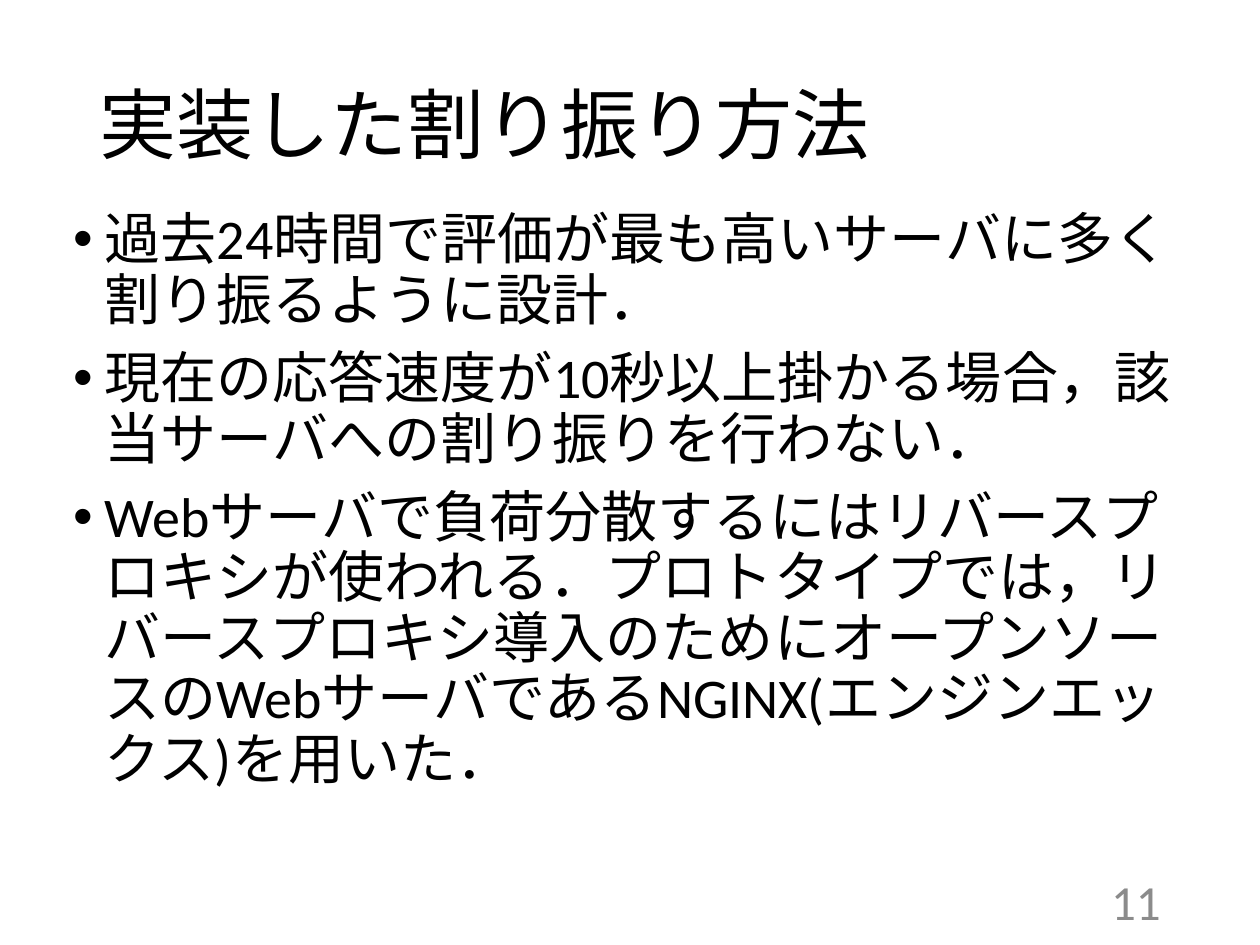
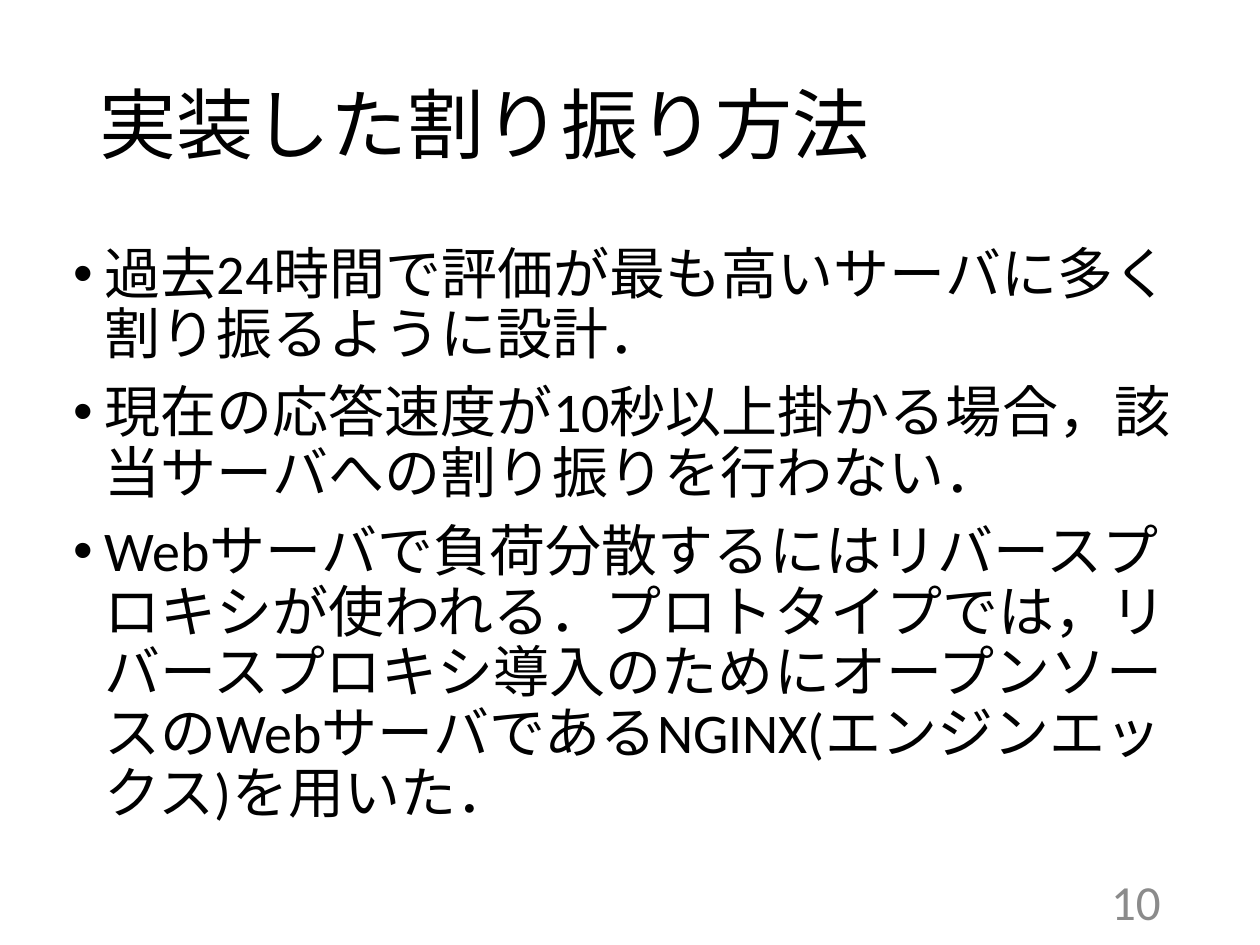
Before and after one commit to kait-takanolab/1821086_matsuo_thesis, a slide deck: slide 10 of 発表用/1821086_卒業研究発表会.pptx (slide 11 before the commit). Drawn at 1260x945 pixels with LibreOffice and Linux fonts; fonts in the diff are those of the drawing. Boxes give left, top, right and bottom in pixels: in the first picture for what was removed or moved away, otherwise in the second. Text is boxed around its words. In the diff, an @@ line names an element or a change of style, - is before the commit and + after.

```diff
--- a/発表用/1821086_卒業研究発表会.pptx
+++ b/発表用/1821086_卒業研究発表会.pptx
@@ text "過去24時間で評価が最も高いサーバに多く割り振るように設計．": place and size @@
-text "過去24時間で評価が最も高いサーバに多く割り振るように設計．" at <box>105,211,1171,787</box>
+text "過去24時間で評価が最も高いサーバに多く割り振るように設計．" at <box>105,246,1171,821</box>
@@ page number at <box>1111,888,1161,920</box>: text changed @@
-11
+10
```
Also in this commit, not shown: 9 other slides changed, 1 slide added, 3 slides removed, 2 other files.
